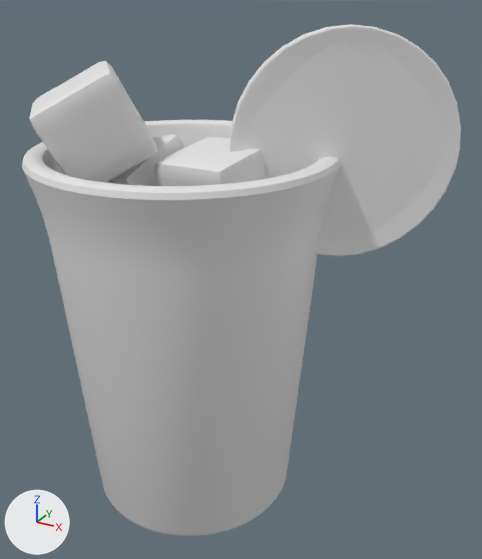
The OBJ model public/assets/drink-baked/blog0112.obj: old version first, new version second.
The view is the same before and after, from a 50 mm camera at (3.42, -5.13, 5.07) aimed at (0.54, 0.1, 2.46). Lighting does not change. The marker at lower left points along +X, +Y and +Z. The picture after the commit comes second. Where no turn or scale is listed for an object, it has been applied to the vertices.
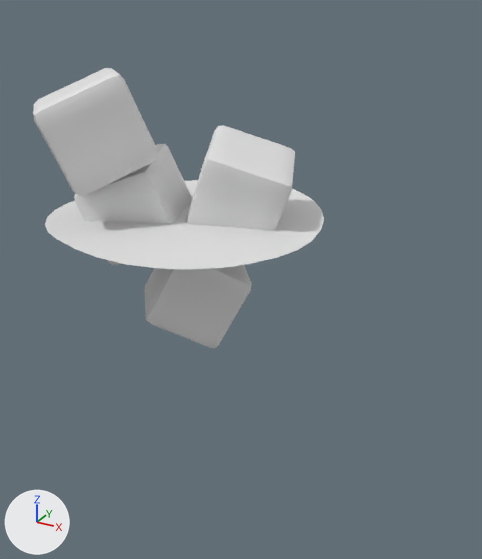
Location of each change, (x1, y1, x2, y2) in pixels of the pictures (482 x 559 px; the box of a moved part takes in the faces that stretch with it):
```json
{"object": "Cylinder", "change": "deleted", "before": [22, 120, 340, 536]}
{"object": "Circle.001", "change": "deleted", "before": [229, 24, 461, 256]}
{"object": "Cube.003", "change": "reshaped", "before": [29, 61, 157, 183], "after": [33, 68, 158, 196]}
{"object": "Cube.002", "change": "reshaped", "before": [154, 136, 265, 186], "after": [186, 126, 295, 230]}
{"object": "Cube.001", "change": "reshaped", "before": [106, 134, 185, 186], "after": [74, 144, 193, 265]}
{"part": 1, "of": "me_cube", "change": "moved or reshaped", "after": [144, 265, 252, 348], "on screen": "not visible before"}
{"part": 5, "of": "me_plane", "change": "moved or reshaped", "after": [45, 180, 324, 269], "on screen": "not visible before"}
```

The change, as JSON lines over the scene's bpy script:
```json
{"block": "me_cube", "where": "# used by ob_cube; location = (0.0, 0.0, 0.0)"}
{"op": "remove", "block": "me_cube", "code": "me_cube.from_pydata(...)  # 386 vertices, 384 faces; spans x -0.65..0.621, y -0.633..0.618, z 1.772..2.883"}
{"op": "add", "block": "me_cube", "code": "me_cube.from_pydata(...)  # 386 vertices, 384 faces; spans x -0.572..0.679, y -0.555..0.642, z 1.761..2.804"}
{"block": "me_cube", "change": "me_cube part 1: the whole mesh is multiplied about its middle by the matrix ((-0.936, -0.323, 0.139), (0.026, 0.329, 0.944), (-0.351, 0.887, -0.3)), then moved by (0.068, 0.051, -0.044)"}
{"block": "me_cube_001", "where": "# used by ob_cube_001; location = (0.0, 0.0, 0.0)"}
{"op": "remove", "block": "me_cube_001", "code": "me_cube_001.from_pydata(...)  # 386 vertices, 384 faces; spans x -0.988..0.043, y -0.532..0.559, z 2.66..3.775"}
{"op": "add", "block": "me_cube_001", "code": "me_cube_001.from_pydata(...)  # 386 vertices, 384 faces; spans x -1.002..0.136, y -0.715..0.37, z 2.615..3.677"}
{"block": "me_cube_001", "change": "me_cube_001 part 2: the whole mesh is multiplied about its middle by the matrix ((0.886, -0.421, -0.197), (0.456, 0.869, 0.192), (0.09, -0.26, 0.961)), then moved by (0.039, -0.186, -0.071)"}
{"block": "me_cube_002", "where": "# used by ob_cube_002; location = (0.0, 0.0, 0.0)"}
{"op": "remove", "block": "me_cube_002", "code": "me_cube_002.from_pydata(...)  # 386 vertices, 384 faces; spans x -0.054..0.892, y -0.563..0.419, z 2.888..3.813"}
{"op": "add", "block": "me_cube_002", "code": "me_cube_002.from_pydata(...)  # 386 vertices, 384 faces; spans x -0.092..1.09, y -0.344..0.706, z 2.792..3.873"}
{"block": "me_cube_002", "change": "me_cube_002 part 3: the whole mesh is multiplied about its middle by the matrix ((0.197, -0.944, 0.266), (-0.054, -0.282, -0.958), (0.979, 0.174, -0.106)), then moved by (0.08, 0.253, -0.018)"}
{"block": "me_cube_003", "where": "# used by ob_cube_003; location = (0.0, 0.0, 0.0)"}
{"op": "remove", "block": "me_cube_003", "code": "me_cube_003.from_pydata(...)  # 386 vertices, 384 faces; spans x -1.224..0.009, y -1.132..0.095, z 3.406..4.452"}
{"op": "add", "block": "me_cube_003", "code": "me_cube_003.from_pydata(...)  # 386 vertices, 384 faces; spans x -1.168..0.052, y -1.161..0.04, z 3.399..4.417"}
{"block": "me_cube_003", "change": "me_cube_003 part 4: the whole mesh is multiplied about its middle by the matrix ((0.485, -0.479, -0.732), (-0.424, 0.603, -0.675), (0.765, 0.638, 0.09)), then moved by (0.049, -0.042, -0.021)"}
{"block": "me_plane", "where": "# used by ob_plane; location = (0.0, 0.0, 0.0)"}
{"op": "remove", "block": "me_plane", "code": "me_plane.from_pydata(...)  # 260 vertices, 80 faces; spans x -1.3..1.3, y -1.31..1.31, z 3.02..3.1"}
{"op": "add", "block": "me_plane", "code": "me_plane.from_pydata(...)  # 232 vertices, 173 faces; spans x -1.31..1.31, y -1.31..1.31, z 3.02..3.1"}
{"block": "me_plane", "change": "me_plane part 5: 6 vertices moved within x -1.21..1.21, y -1.31..1.31, z 3.06..3.08; 204 vertices removed from x -1.3..1.3, y -1.3..1.3, z 3.02..3.1; 176 vertices added at x -1.31..1.31, y -1.29..1.29, z 3.02..3.1"}
{"op": "remove", "block": "ob_circle_001", "code": ["ob_circle_001 = bpy.data.objects.new('Circle.001', me_circle_001)", "ob_circle_001.location = (0.0, 0.0, 0.0)"]}
{"op": "remove", "block": "ob_cylinder", "code": ["ob_cylinder = bpy.data.objects.new('Cylinder', me_cylinder)", "ob_cylinder.location = (0.0, 0.0, 0.0)"]}
```
